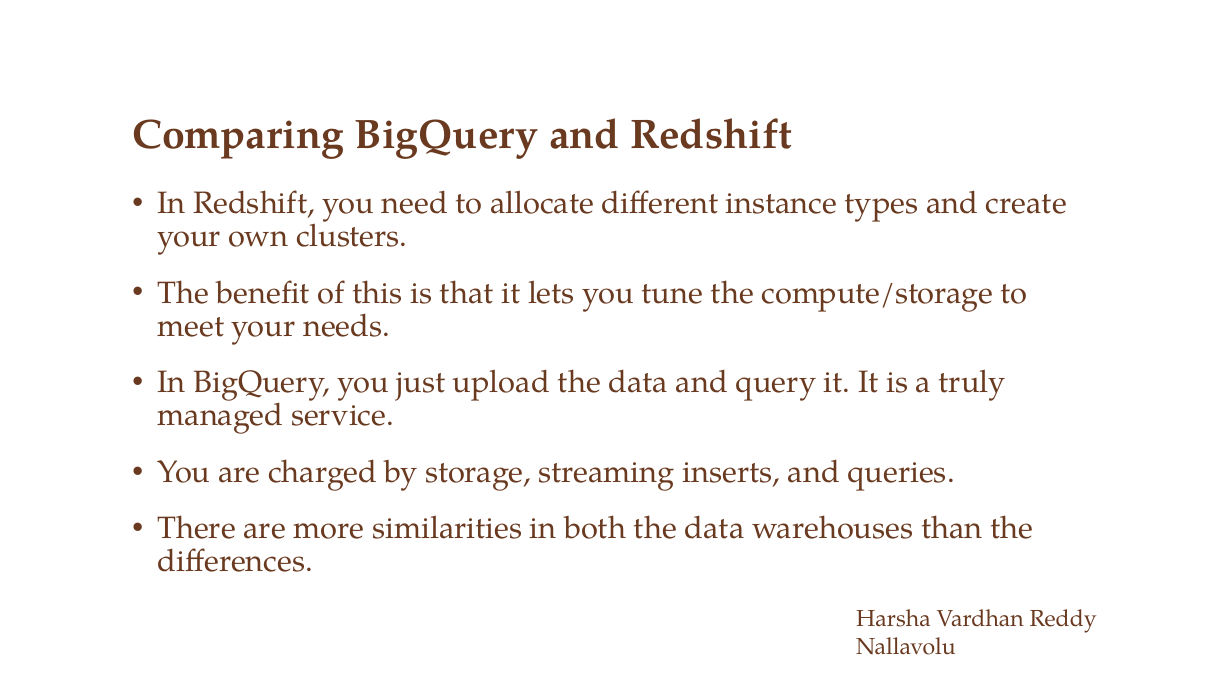
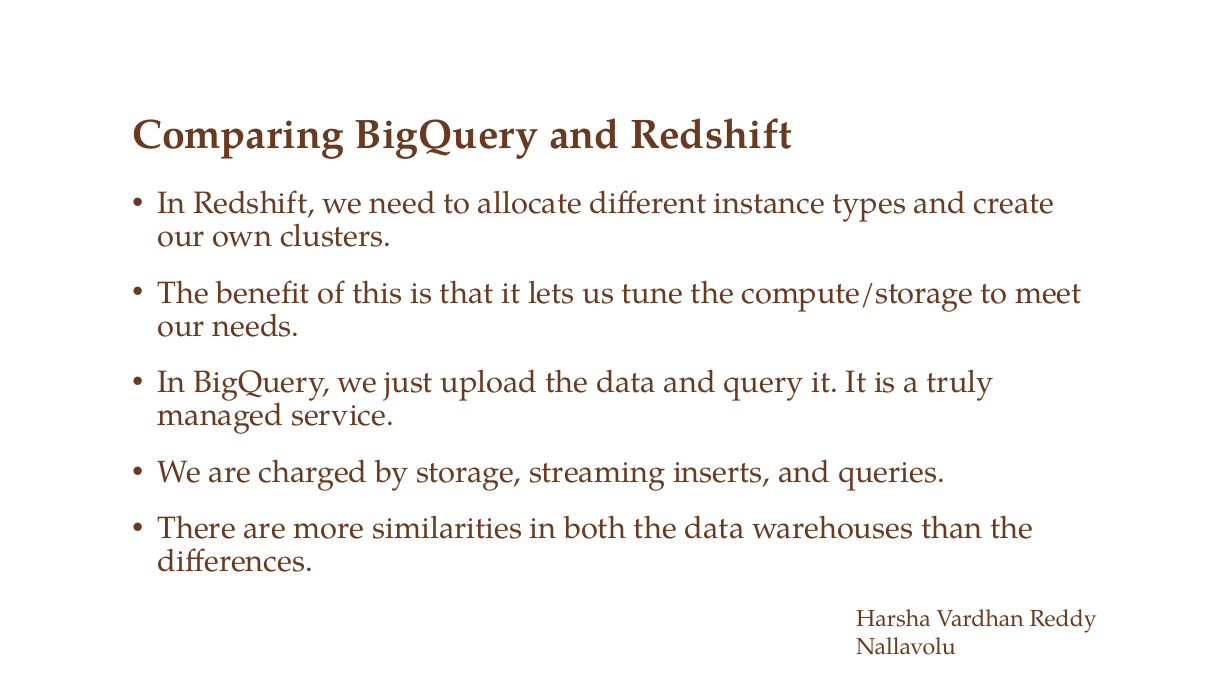
Before and after one commit to KaranamVijayKumar/google-big-query, a slide deck: slide 9 of Google BigQuery.pptx. Drawn at 1232x693 pixels with LibreOffice and Linux fonts; fonts in the diff are those of the drawing; background and template pictures are left out. Boxes give left, top, right and bottom in pixels: in the first picture for what was removed or moved away, otherwise in the second. Text is boxed around its words. In the diff, an @@ line names an element or a change of style, - is before the commit and + after.

Commit message:
updated slides.

```diff
--- a/Google BigQuery.pptx
+++ b/Google BigQuery.pptx
@@ text at (157,190,1082,491): text changed @@
-• In Redshift, you need to allocate different instance types and create your own clusters.
-• The benefit of this is that it lets you tune the compute/storage to meet your needs.
-• In BigQuery, you just upload the data and query it. It is a truly managed service.
-• You are charged by storage, streaming inserts, and queries.
+• In Redshift, we need to allocate different instance types and create our own clusters.
+• The benefit of this is that it lets us tune the compute/storage to meet our needs.
+• In BigQuery, we just upload the data and query it. It is a truly managed service.
+• We are charged by storage, streaming inserts, and queries.
```
Also in this commit, not shown: 1 other slide changed.
